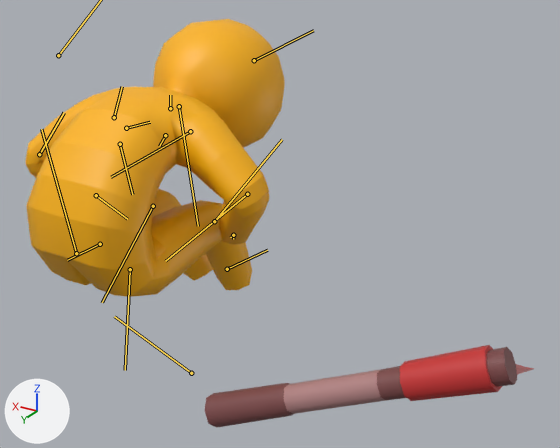
What one commit did to the FBX model LittleUniverse/Assets/Model/Player/StcikMan/sticky_man_swim2.fbx.
Both versions are drawn from a 50 mm lens placed at (-0.0304, 0.0294, 0.0439), pointed at (-0.0084, -0.0073, 0.0255). Lighting does not change. The marker at lower left points along +X, +Y and +Z. Both versions are drawn at frame 307 of the action 'jump'; the numbers are the values there. The bones that bend it are drawn over the model as lines.

The first picture shows 'axe_geo1', 'sticky_model_geo'.
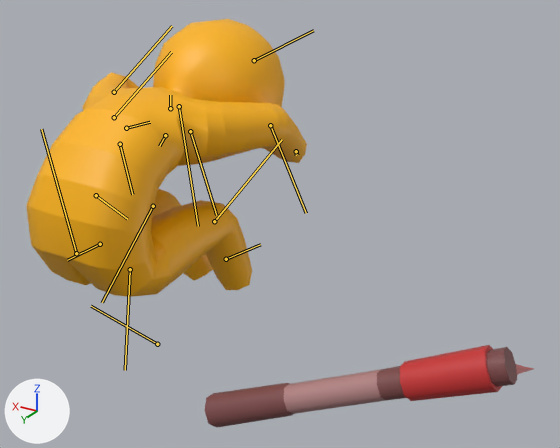
Boxes [x1, y1, x2, y2] around the edits, measured in the pictures (560 x 448 px):
'sticky_model_geo', posed (8% wider)
    before: [26, 19, 285, 297]
    after: [26, 19, 307, 297]
bone 'l_shoulder_jnt', root to tip
    before: (114, 117) to (122, 86)
    after: (114, 117) to (171, 52)
bone 'l_elbow_jnt', root to tip
    before: (39, 154) to (64, 112)
    after: (114, 92) to (172, 26)
bone 'r_shoulder_jnt', root to tip
    before: (190, 131) to (111, 177)
    after: (190, 131) to (216, 215)
bone 'r_elbow_jnt', root to tip
    before: (247, 194) to (165, 261)
    after: (270, 125) to (306, 213)

The edits, one by one:
Bone 'l_shoulder_jnt' (bone_l_shoulder_jnt) turns from (-5, -27, -34) to (-47, 0, 48) degrees about its own x, y and z.
Bone 'l_elbow_jnt' (bone_l_elbow_jnt) turns from (0, -100, 7) to (0, -76, 5) degrees about its own x, y and z.
Bone 'r_shoulder_jnt' (bone_r_shoulder_jnt) turns from (-19, -31, -14) to (-46, -8, 61) degrees about its own x, y and z.
Bone 'r_elbow_jnt' (bone_r_elbow_jnt) turns from (0, -95, 6) to (0, -42, 3) degrees about its own x, y and z.
